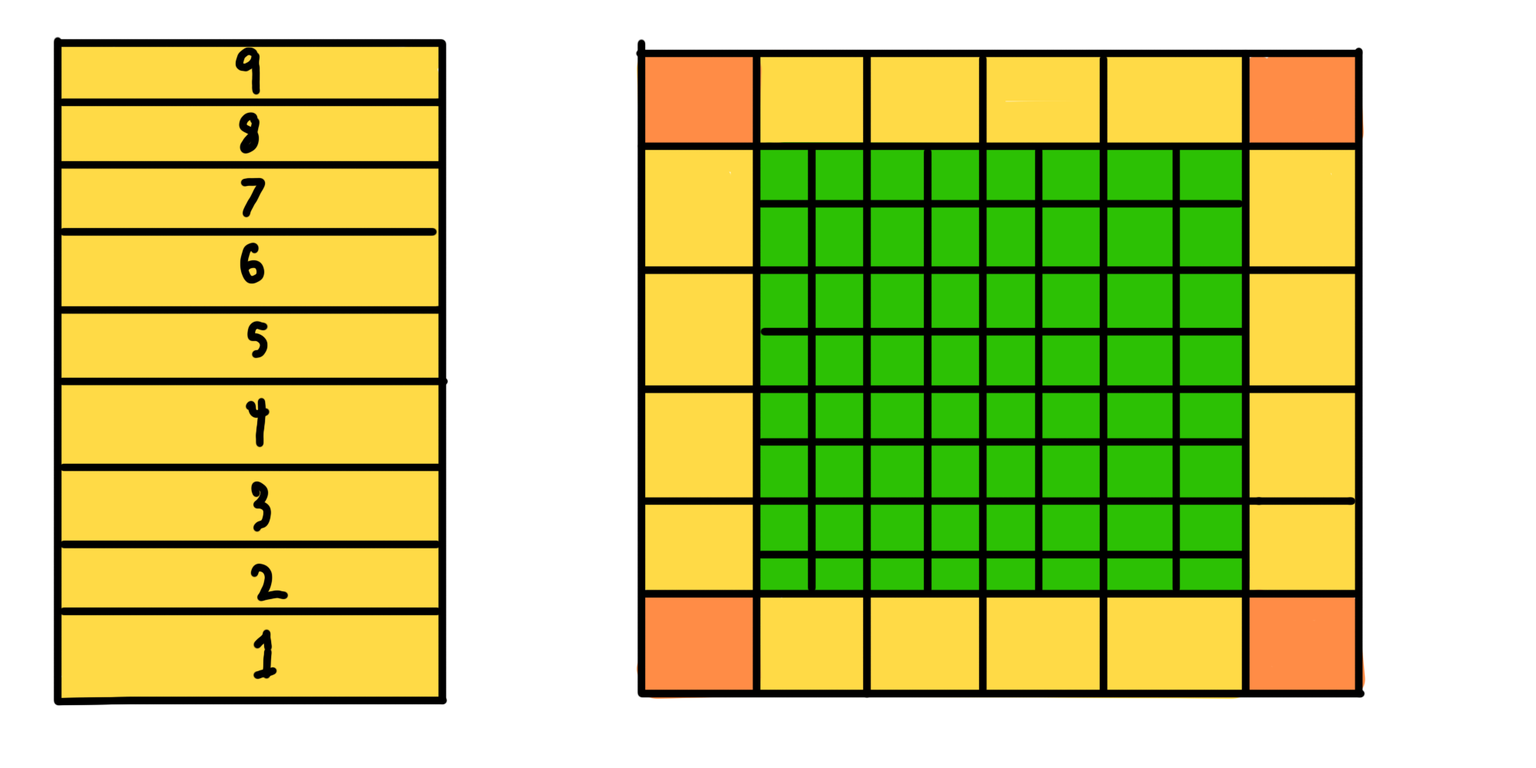
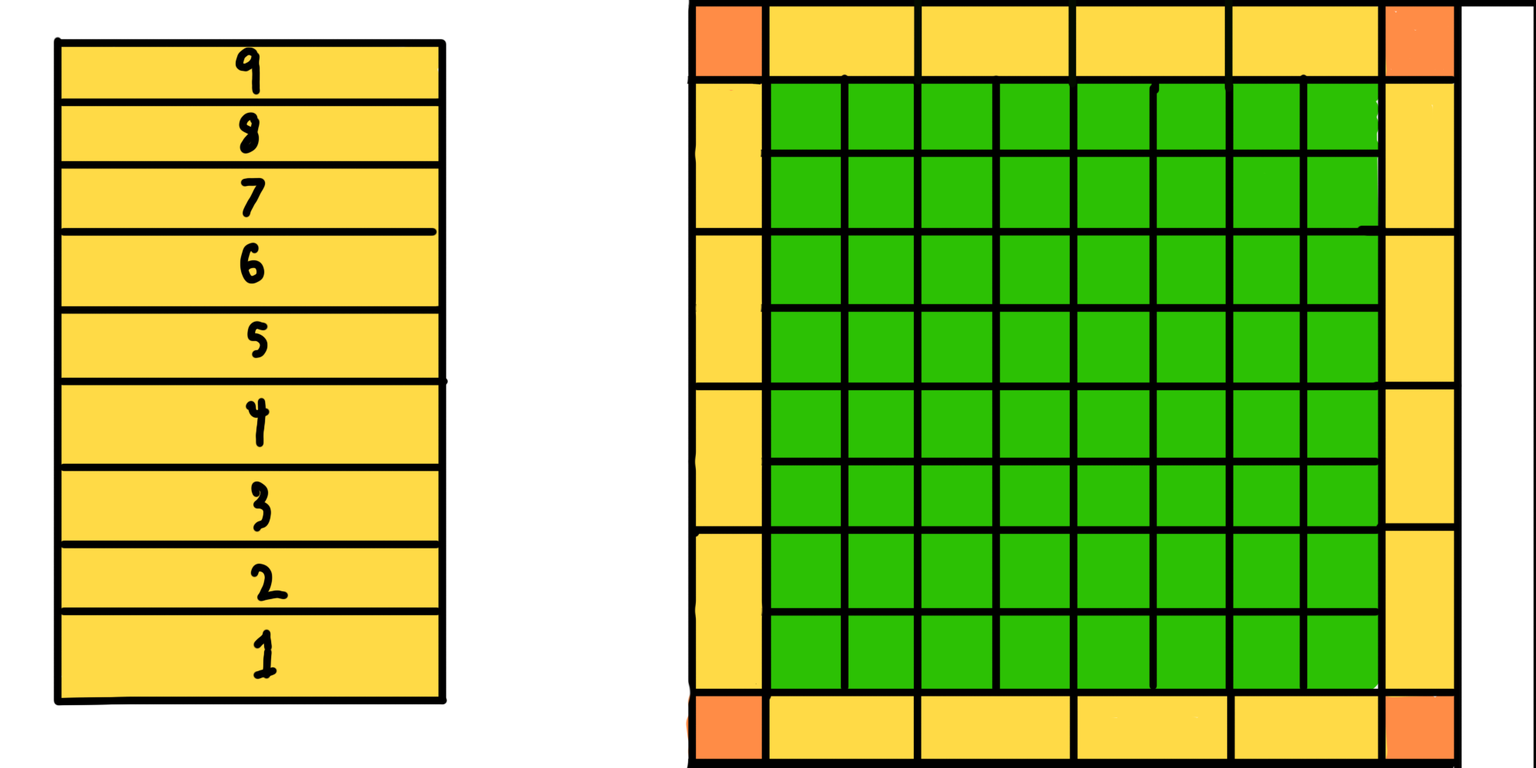
Layered file, before and after one edit (1536 × 768). Changes by layer:
added layer "Layer 3" above "Layer 4" over (685, 0, 1536, 768)
added layer "Layer 4" above "Layer 1" over (685, 0, 1461, 768)
painted on "Layer 1" over (635, 38, 748, 699)
painted on "Layer 2" over (635, 51, 724, 700)
